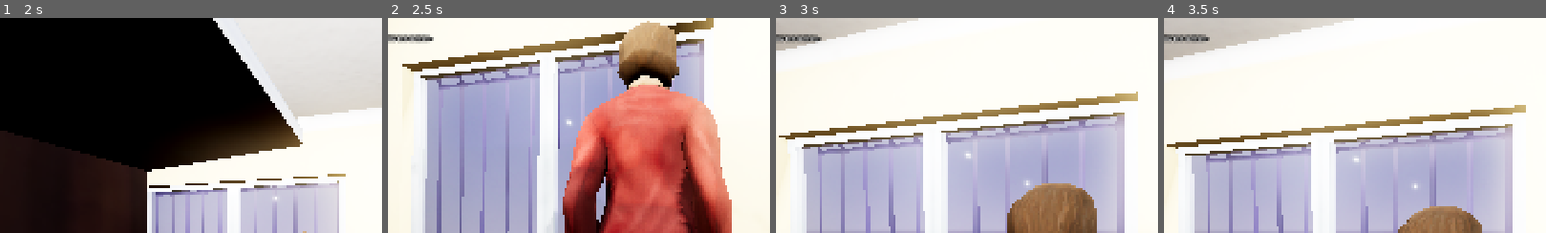
Above: before the commit, frames 1-4 (left to right).
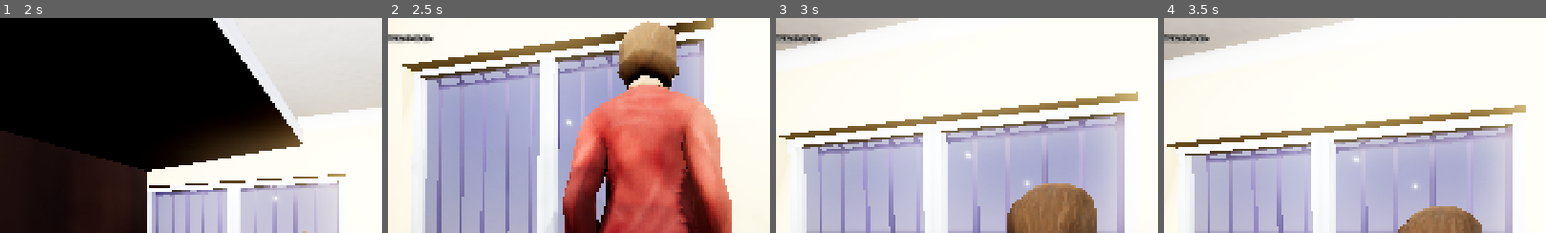
Above: after the commit, the same moments.

Repository: takanazwa5/ProjektMonopolowy
Game: Godot game, scene res://scenes/game/game.tscn
The game is run twice, just before and just after one commit, with the same random seed, the same clock (stepped at 60 frames per second) and the same inputs.
Inputs (mouse positions are % of the whole screen's width and height, from its top left):
- Up to frame 1 (2 s): tap Enter at 0.5 s; move the mouse to (55, 50) at 0.52 s; hold G (drop_item) 0.53-1.28 s; hold W (walk_forward) from 0.53 s (still down); click (55, 50) at 0.67 s; tap E (interact) at 0.8, 1.35 s; move the mouse to (45, 50) at 1.27 s; tap G (drop_item) at 1.55 s
- Up to frame 2 (2.5 s): keep holding W (walk_forward); move the mouse to (52, 48) at 2.02 s; hold Ctrl (crouch) from 2.03 s (still down); tap E (interact) at 2.3 s
- Up to frame 3 (3 s): keep holding W (walk_forward); move the mouse to (49, 52) at 2.77 s; release Ctrl (crouch) at 2.78 s; tap G (drop_item) at 2.85 s; click (49, 52) at 2.92 s
- Up to frame 4 (3.5 s): keep holding W (walk_forward)
The pictures show only the part of the screen within x 14-64%, y 0-50%; the shares and areas given below are measured in that part.

Frame 1 is identical in both runs. In frame 2, 0.1% of the frame differs, in the area x 2-11%, y 7-12%; in frame 3, less than 0.1%; in frame 4, less than 0.1%.

Commit message:
Refactor item preview and rig input handling
Simplifies input event handling in item_preview.gd by condensing logic into single-line statements and moving the tween animation for item transform to item_rig.gd's child enter event. This improves code clarity and ensures item transform animation occurs when entering the rig.

Diff:
--- a/features/player/item_preview.gd
+++ b/features/player/item_preview.gd
@@ -23,15 +23,9 @@
 		rotate_y(event.relative.x * 0.001)
 		rotate_x(event.relative.y * 0.001)
 
-	if event.is_action_pressed(&"interact"):
+	if event.is_action_pressed(&"interact"): current_item.reparent(item_rig)
 
-		var tween : Tween = create_tween().set_trans(Tween.TRANS_CUBIC)
-		tween.tween_property(current_item, ^"transform", Transform3D(), 0.25)
-		current_item.reparent(item_rig)
-
-	elif event.is_action_pressed(&"drop_item"):
-
-		current_item.queue_free()
+	elif event.is_action_pressed(&"drop_item"): current_item.queue_free()
 
 
 func _on_child_entered_tree(node: Node) -> void:
--- a/features/player/item_rig.gd
+++ b/features/player/item_rig.gd
@@ -1,7 +1,7 @@
 class_name ItemRig extends Node3D
 
 
-var current_item : Item
+var current_item: Item
 
 
 func _ready() -> void:
@@ -12,9 +12,7 @@
 
 func _unhandled_key_input(event: InputEvent) -> void:
 
-	if not current_item is Item:
-
-		return
+	if not current_item is Item: return
 
 	if event.is_action_pressed(&"drop_item"):
 
@@ -24,8 +22,9 @@
 
 func _on_child_entered_tree(node: Node) -> void:
 
-	assert(node is Item)
 	current_item = node
+	var tween : Tween = create_tween().set_trans(Tween.TRANS_CUBIC)
+	tween.tween_property(current_item, ^"transform", Transform3D(), 0.25)
 	SignalBus.item_entered_rig.emit()
 
 
